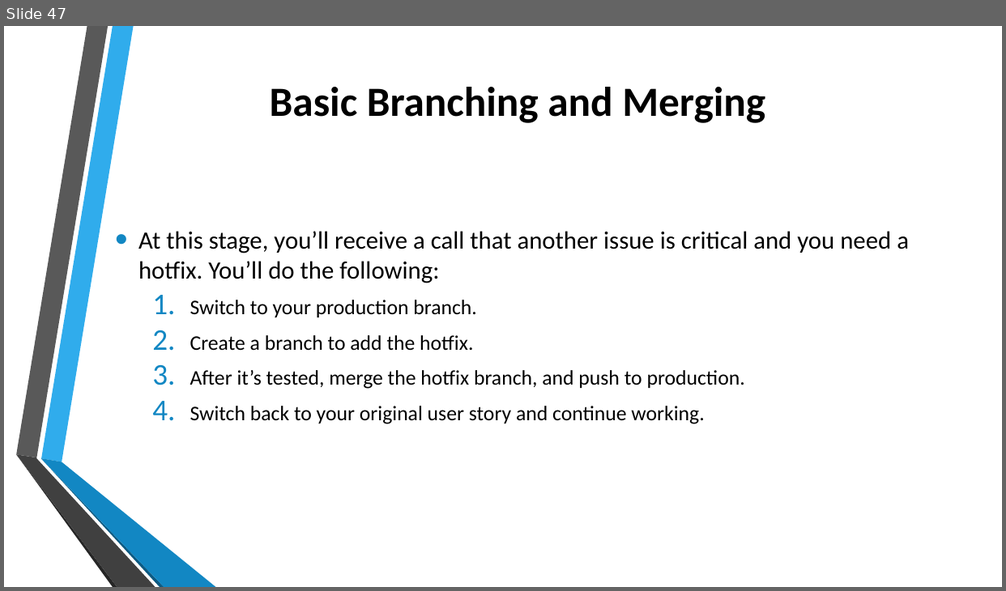
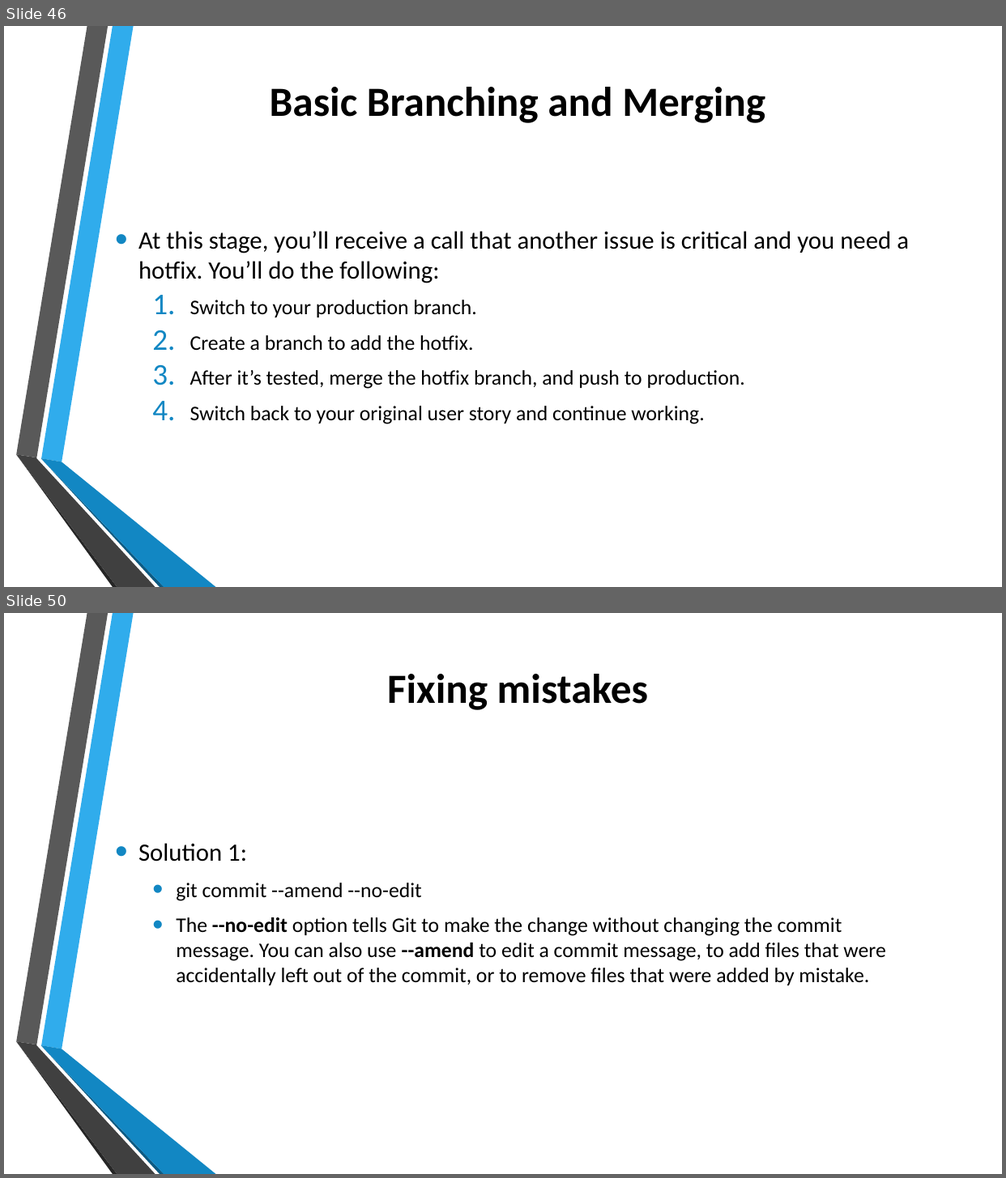
Before and after one commit to errol20/GitPPT, a slide deck: Version Control using Git.pptx. Shown one above the other, each under a label of ours: slide 47 before the commit, slides 46 and 50 after it; the slides between them are not shown. The pictures are 1006x591 and 1006x1178 pixels, drawn with LibreOffice and Linux fonts; fonts in the diff are those of the drawing; background and template pictures are left out. Boxes give left, top, right and bottom in pixels: in the first picture for what was removed or moved away, otherwise in the second. Text is boxed around its words. In the diff, an @@ line names an element or a change of style, - is before the commit and + after.

```diff
--- a/Version Control using Git.pptx
+++ b/Version Control using Git.pptx
@@ slide 50 added at [4, 613, 1002, 1174], background picture (left out); not listed: 6 template elements that a slide beside it also shows @@
@@ title added at [387, 674, 648, 710], 40 pt, text #000000, bold @@
+Fixing mistakes
@@ text added at [138, 843, 885, 986], 20 pt, text #000000 @@
+• Solution 1:
+  • git commit --amend --no-edit
+  • The --no-edit option tells Git to make the change without changing the commit message. You can also use --amend to edit a commit message, to add files that were accidentally left out of the commit, or to remove files that were added by mistake.
@@ what was slide 47 is now slide 46 @@
```
Also in this commit, not shown: 19 other slides added, 1 slide removed.
